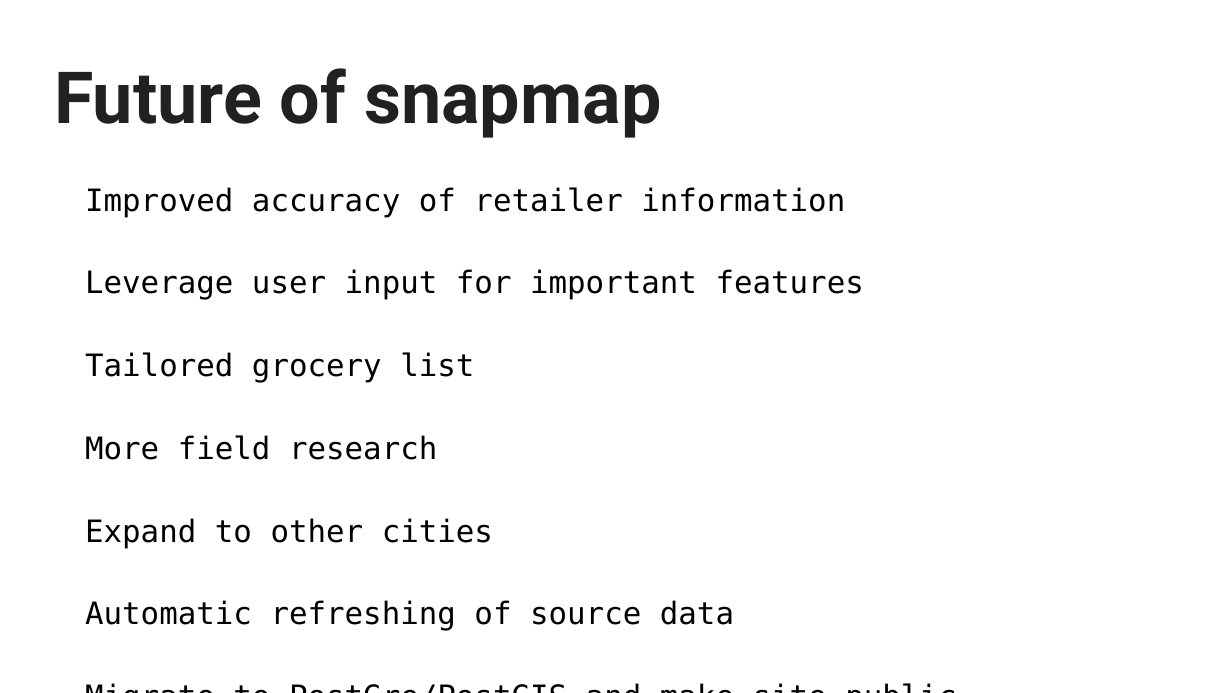
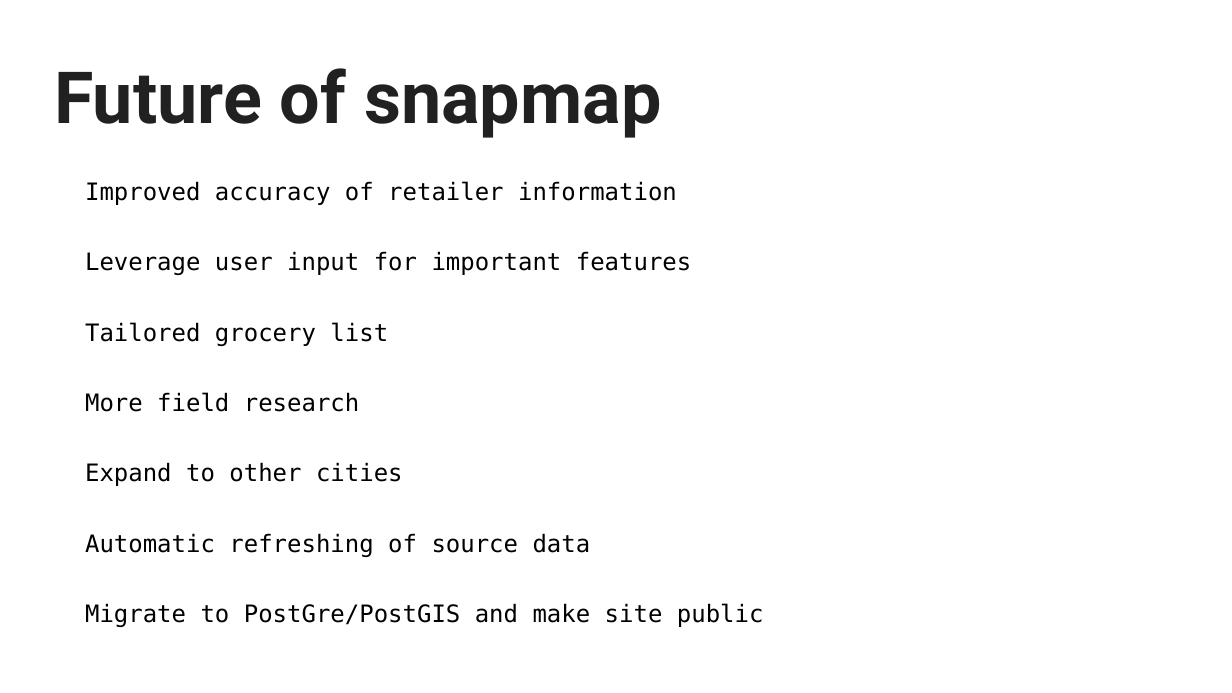
Before and after one commit to donuts-and-data-division/cs122-project, a slide deck: slide 13 of SnapMap Final Presentation.pptx. Drawn at 1232x693 pixels with LibreOffice and Linux fonts; fonts in the diff are those of the drawing. Boxes give left, top, right and bottom in pixels: in the first picture for what was removed or moved away, otherwise in the second. Text is boxed around its words. In the diff, an @@ line names an element or a change of style, - is before the commit and + after.

```diff
--- a/SnapMap Final Presentation.pptx
+++ b/SnapMap Final Presentation.pptx
@@ text "Improved accuracy of retailer information" at <box>85,181,764,627</box>: size 18 to 14 pt @@
```
